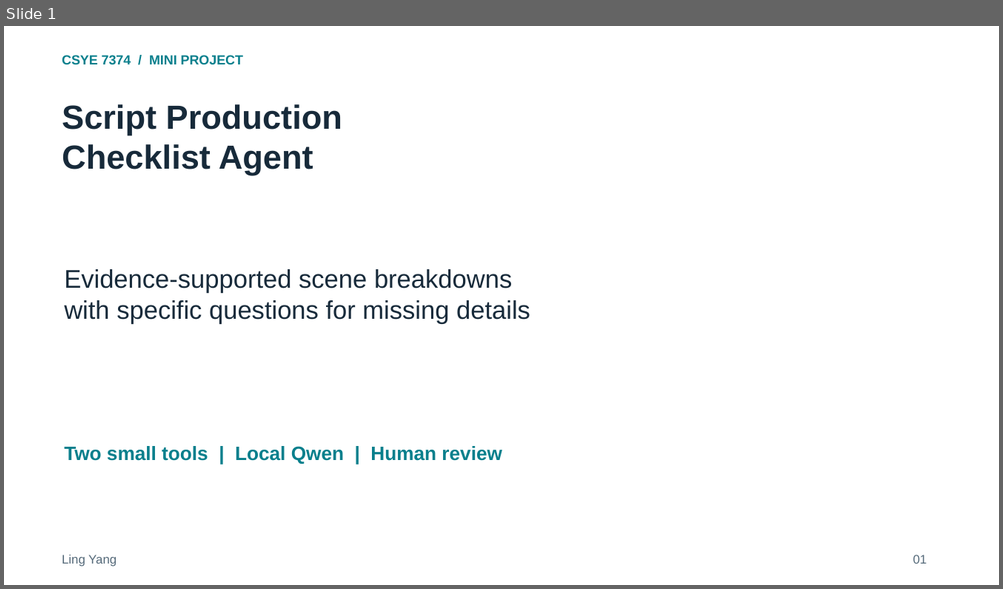
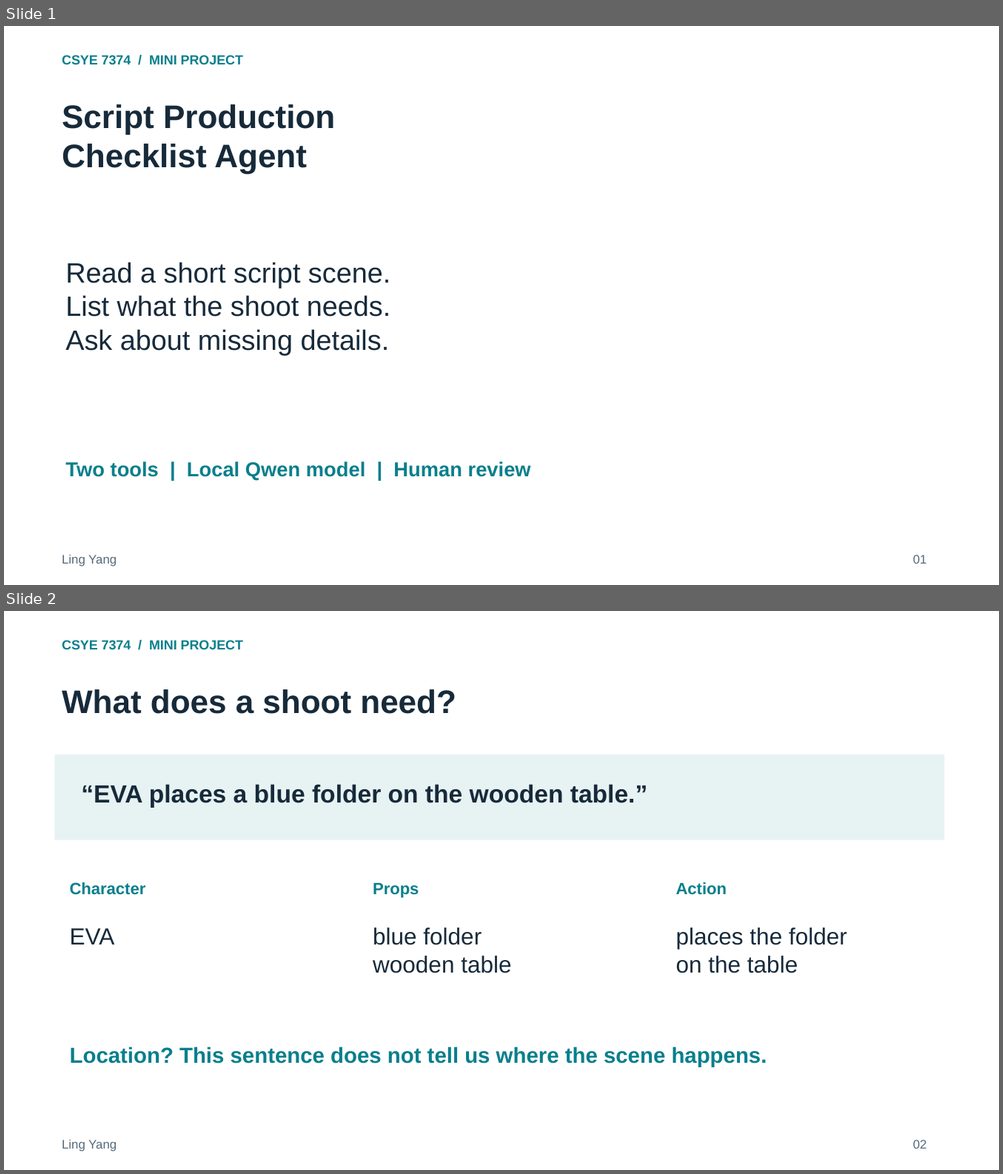
Before and after one commit to ling0021/script-production-checklist-agent, a slide deck: deliverables/Project_Presentation.pptx. Shown one above the other, each under a label of ours: slide 1 before the commit, slides 1 and 2 after it. The pictures are 1003x589 and 1003x1174 pixels, drawn with LibreOffice and Linux fonts; fonts in the diff are those of the drawing. Boxes give left, top, right and bottom in pixels: in the first picture for what was removed or moved away, otherwise in the second. Text is boxed around its words. In the diff, an @@ line names an element or a change of style, - is before the commit and + after.

```diff
--- a/deliverables/Project_Presentation.pptx
+++ b/deliverables/Project_Presentation.pptx
@@ slide 2 added at [4,611,999,1170], background #FFFFFF @@
@@ text added at [62,640,243,650], 12.8 pt, text #087F8C, bold @@
+CSYE 7374 / MINI PROJECT
@@ text added at [62,689,456,714], 31.5 pt, text #172A3A, bold @@
+What does a shoot need?
@@ rectangle added at [55,755,945,841], fill #E7F2F3 @@
@@ text added at [81,784,648,808], 24 pt, text #172A3A, bold @@
+“EVA places a blue folder on the wooden table.”
@@ text added at [70,883,146,895], 15.8 pt, text #087F8C, bold @@
+Character
@@ text added at [373,883,418,898], 15.8 pt, text #087F8C, bold @@
+Props
@@ text added at [676,883,726,895], 15.8 pt, text #087F8C, bold @@
+Action
@@ text added at [70,928,115,945], 22.5 pt, text #172A3A @@
+EVA
@@ text added at [373,928,511,974], 22.5 pt, text #172A3A @@
+blue folder
+wooden table
@@ text added at [676,928,847,974], 22.5 pt, text #172A3A @@
+places the folder
+on the table
@@ text added at [70,1047,767,1068], 21 pt, text #087F8C, bold @@
+Location? This sentence does not tell us where the scene happens.
@@ text added at [62,1140,116,1152], 12 pt, text #546979 @@
+Ling Yang
@@ text added at [913,1140,927,1149], 12 pt, text #546979 @@
+02
@@ slide 1 changed as well @@
@@ text "Script Production" at [62,104,335,173]: size 32.2 to 31.5 pt @@
@@ text at [65,262,390,355]: text changed; size 24.8 to 27 pt @@
-Evidence-supported scene breakdowns
-with specific questions for missing details
+Read a short script scene.
+List what the shoot needs.
+Ask about missing details.
@@ text at [65,462,531,480]: text changed; size 18.8 to 19.5 pt @@
-Two small tools | Local Qwen | Human review
+Two tools | Local Qwen model | Human review
```
Also in this commit, not shown: 5 other slides changed, 1 other slide added, 2 slides removed, 1 other file.
